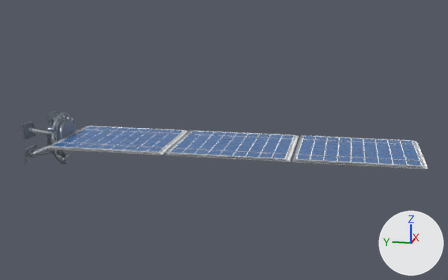
A saved change to the glTF model assets-src/ship-modules/solar-panel-standard.glb.
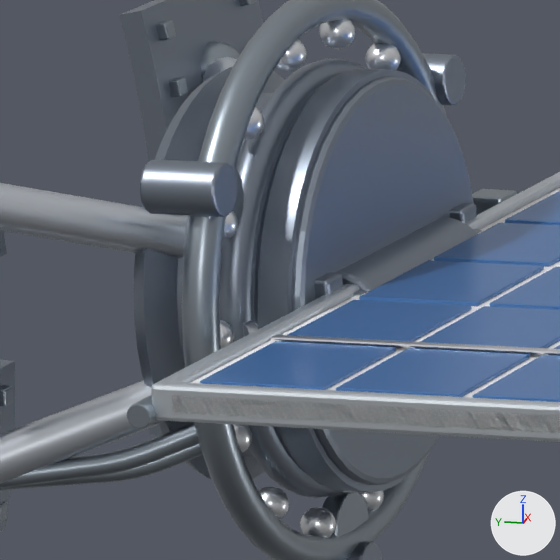
Each version appears first whole from a 50 mm camera at (-18.77, -9.53, 4.86) aimed at (0.08, -5.76, 0.15), and next in a close-up on the part from 8% to 19% of the width and 41% to 58% of the height. The axes (+X, +Y, +Z) are drawn at lower right. The lights are the same throughout. The last two pictures show the newer version. Where no turn or scale is listed for an object, it has been applied to the vertices. Vertices at exactly the same position are counted once.

The first close-up shows 'hull_saddle:0', 'mount_leg:2', 'mount_leg:3', 'mount_pedestal', 'panel_cells:0', 'panel_frame:0', 'power_umbilical', 'sada_drum', 'sarj_drum', 'sarj_motor_1', 'sarj_race_inner', 'sarj_race_outer' and 29 more.
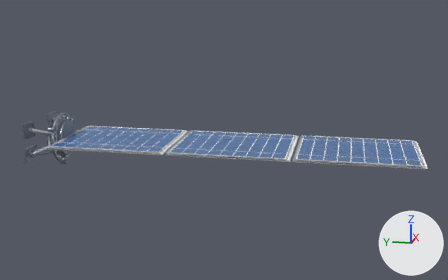
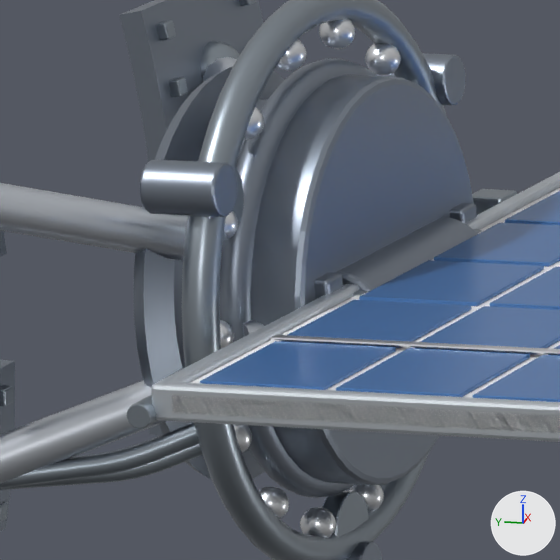
Boxes (x1, y1, x2, y2) around the edits, measured in the close-ups (560 x 560 px; the box of a moved part takes in the faces that stretch with it):
'mount_pedestal', reshaped
    before: (133, 67, 439, 492)
    after: (133, 67, 284, 479)
part 1 of me_mount_pedestal, moved or reshaped
    before: (143, 67, 435, 492)
    after: (143, 67, 275, 479)

Diff of the bpy script that builds the scene:
```diff
--- a/assets-src/ship-modules/solar-panel-standard.glb.py
+++ b/assets-src/ship-modules/solar-panel-standard.glb.py
@@ me_mount_pedestal @@
 # used by ob_mount_pedestal; location = (0.0, 0.0, 0.0)
-me_mount_pedestal.from_pydata(...)  # 290 vertices, 576 faces; spans x -0.6..0.6, y -0.47..0.0, z -0.6..0.6
+me_mount_pedestal.from_pydata(...)  # 290 vertices, 576 faces; spans x -0.6..0.6, y -0.44..0.0, z -0.6..0.6
+# me_mount_pedestal part 1: 193 of 290 vertices moved; they spanned x -0.6..0.6, y -0.47..-0.1, z -0.6..0.6 and now span x -0.5..0.5, y -0.44..-0.08, z -0.5..0.5; mean shift (0.0, 0.018, 0.0); largest move (0.554, -0.47, 0.23) -> (0.425, -0.44, 0.176)
 me_mount_pedestal.materials.append(mat_mat_hull_dark)
```
